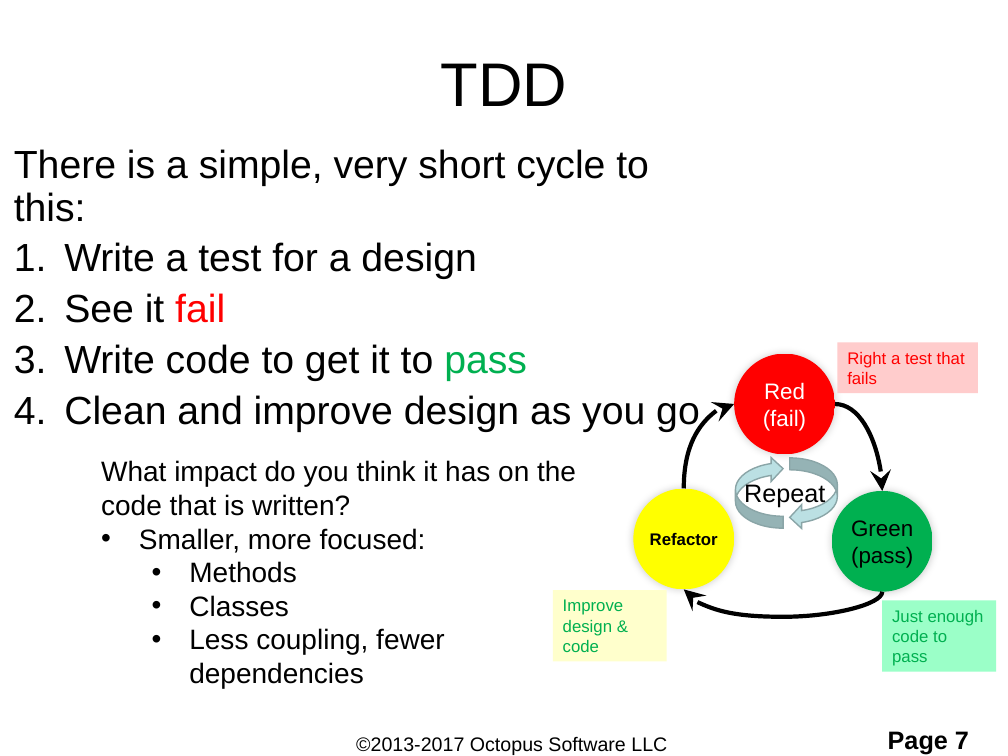
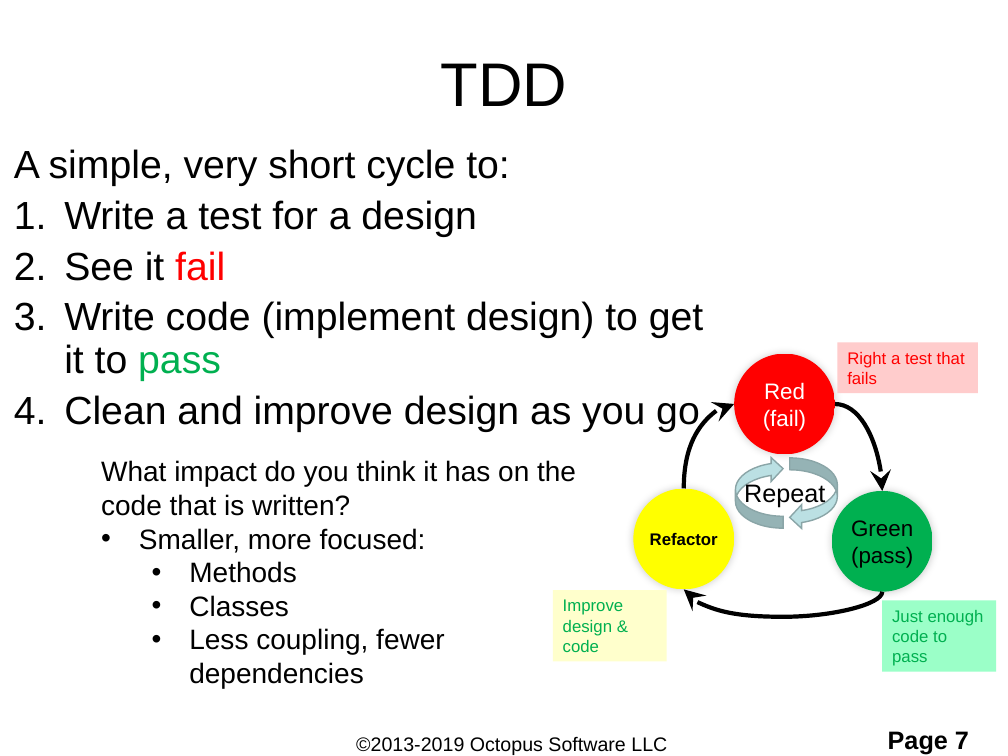
Before and after one commit to ShaneOctopus/RomanConversionStarting, a slide deck: slide 7 of workingFiles/TDD and BDD.pptx. Drawn at 1008x756 pixels with LibreOffice and Linux fonts; fonts in the diff are those of the drawing; background and template pictures are left out. Boxes give left, top, right and bottom in pixels: in the first picture for what was removed or moved away, otherwise in the second. Text is boxed around its words. In the diff, an @@ line names an element or a change of style, - is before the commit and + after.

```diff
--- a/workingFiles/TDD and BDD.pptx
+++ b/workingFiles/TDD and BDD.pptx
@@ text at (14, 149, 510, 186): text changed @@
-There is a simple, very short cycle to this:
+A simple, very short cycle to:
@@ text at (64, 301, 703, 381): text changed @@
-3. Write code to get it to pass
+3. Write code (implement design) to get it to pass
@@ text at (356, 737, 667, 755): text changed @@
-©2013-2017 Octopus Software LLC
+©2013-2019 Octopus Software LLC
```
Also in this commit, not shown: 22 other slides changed, 1 other file.
